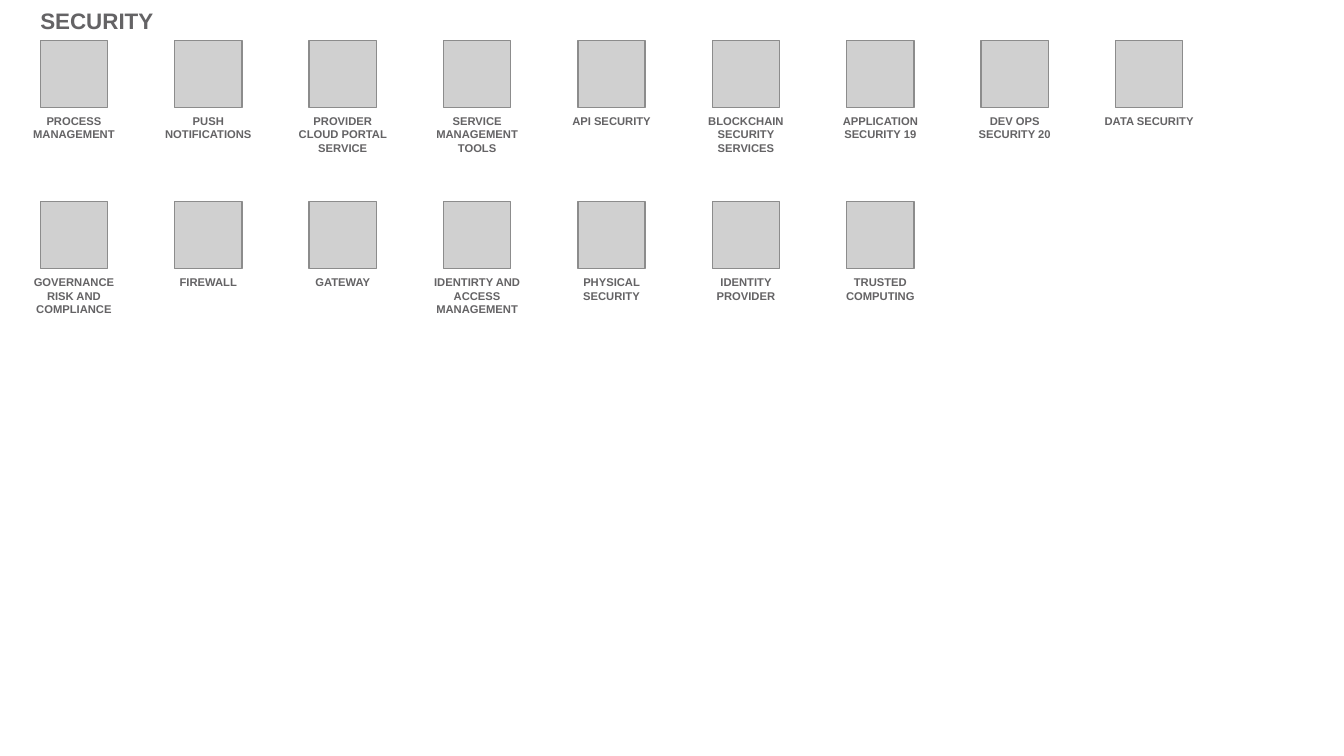
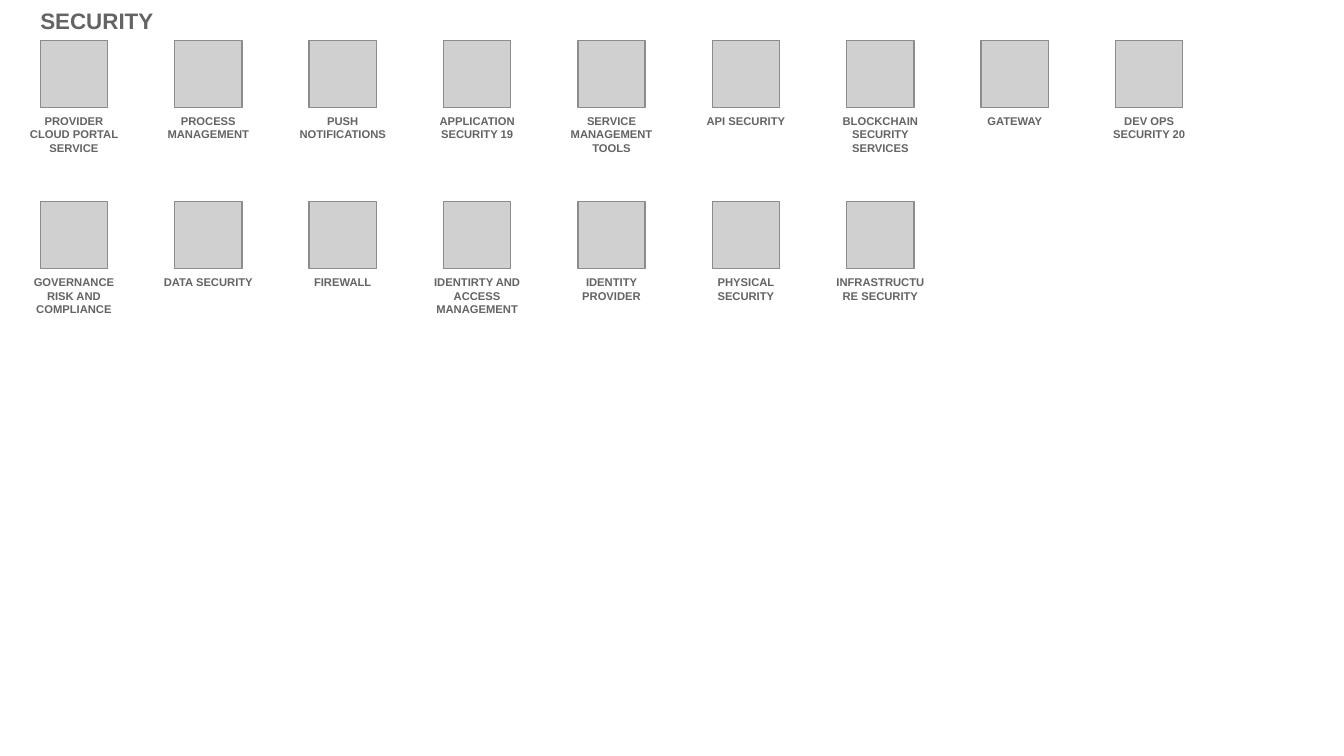
Before and after one commit to l2fprod/myarchitecture, a slide deck: slide 20 of mycatalog-architecture-diagram-template.pptx. Drawn at 1344x756 pixels with LibreOffice and Linux fonts; fonts in the diff are those of the drawing; grey boxes stand for pictures. Boxes give left, top, right and bottom in pixels: in the first picture for what was removed or moved away, otherwise in the second. Text is boxed around its words. In the diff, an @@ line names an element or a change of style, - is before the commit and + after.

```diff
--- a/mycatalog-architecture-diagram-template.pptx
+++ b/mycatalog-architecture-diagram-template.pptx
@@ text "PROVIDER CLOUD PORTAL SERVICE": place and size @@
-text "PROVIDER CLOUD PORTAL SERVICE" at [299, 117, 387, 152]
+text "PROVIDER CLOUD PORTAL SERVICE" at [30, 117, 118, 152]
@@ text at [440, 117, 515, 138]: text changed @@
-API SECURITY
+APPLICATION SECURITY 19
@@ text at [707, 117, 785, 125]: text changed @@
-BLOCKCHAIN SECURITY SERVICES
+API SECURITY
@@ text at [843, 117, 918, 152]: text changed @@
-APPLICATION SECURITY 19
+BLOCKCHAIN SECURITY SERVICES
@@ text "GATEWAY": place and size @@
-text "GATEWAY" at [315, 278, 370, 286]
+text "GATEWAY" at [987, 117, 1042, 125]
@@ text "DATA SECURITY": place and size @@
-text "DATA SECURITY" at [1105, 117, 1194, 125]
+text "DATA SECURITY" at [164, 278, 253, 286]
@@ text "IDENTITY PROVIDER": place and size @@
-text "IDENTITY PROVIDER" at [717, 278, 776, 300]
+text "IDENTITY PROVIDER" at [582, 278, 641, 300]
@@ 6 texts: place and size @@
-6 texts at [33, 117, 1050, 300]
+6 texts at [168, 117, 1185, 300]
@@ text at [861, 292, 918, 300]: text changed @@
-TRUSTED COMPUTING
+INFRASTRUCTURE SECURITY
```
Also in this commit, not shown: 16 other slides changed, 1 slide added, 1 slide removed.
